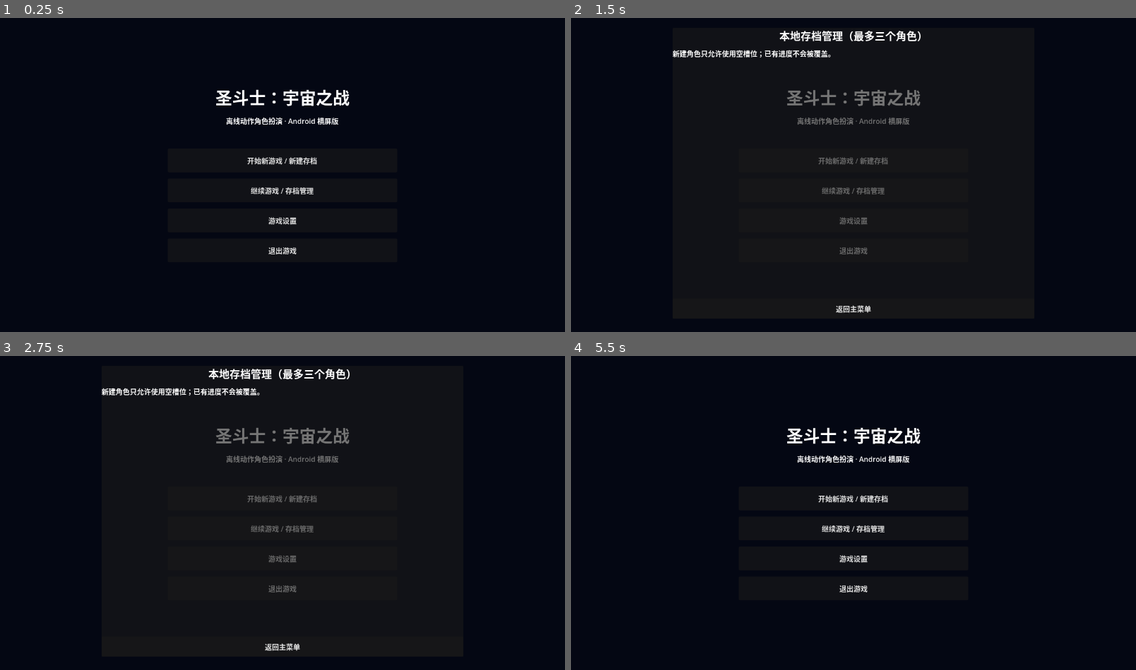
Above: before the commit, frames 1-4 (two rows, left to right).
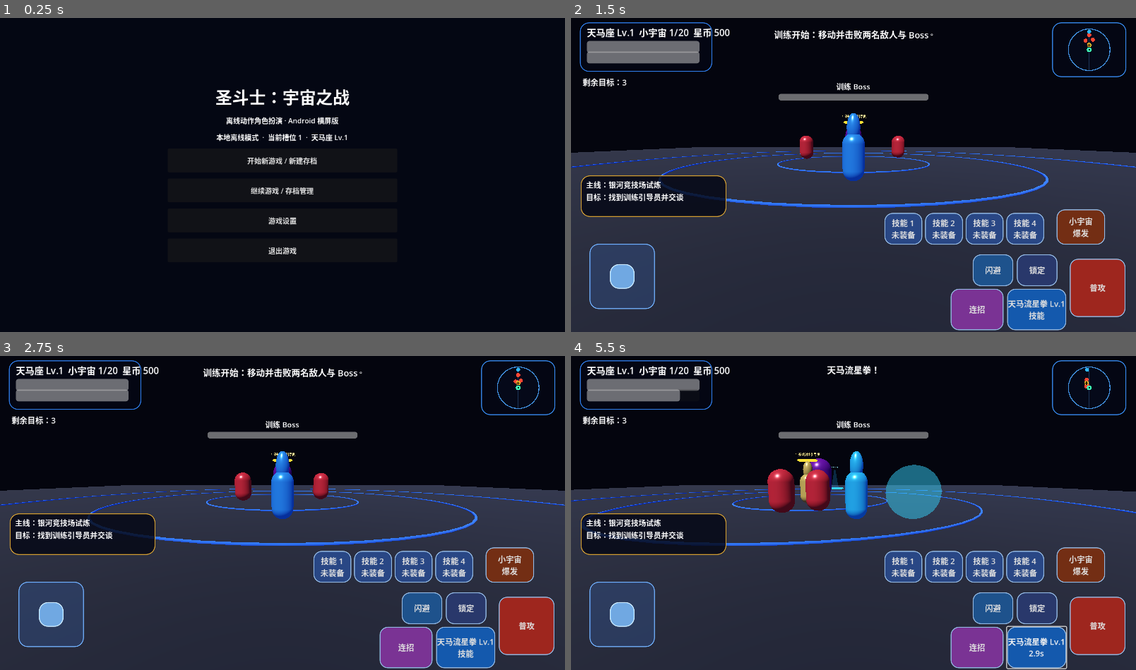
Above: after the commit, the same moments.

Repository: Qazwesrd/Saint-Seiya-Universe-War
Game: Godot game, scene res://scenes/main_menu.tscn
Two runs of this game, one before a commit and one after it. Both use one fixed random seed, a clock stepped at 60 frames per second and the inputs below.
Inputs (mouse positions are in pixels of both pictures, inside the frame that each line leads up to):
- Up to frame 1 (0.25 s): no input
- Up to frame 2 (1.5 s): click "开始新游戏 / 新建存档" at 0.5 s; click (763, 124) at 1.25 s, where only the run after the commit has a clickable "新建角色"
- Up to frame 3 (2.75 s): click (282, 497) at 2 s, where only the run before the commit has a clickable "开始新游戏 / 新建存档"
- Up to frame 4 (5.5 s): click "返回主菜单" (after the commit: "闪避") at 2.75 s; click (853, 528) at 3.5 s, where only the run before the commit has a clickable "继续游戏 / 存档管理"; click "返回主菜单" (after the commit: "锁定") at 4.25 s; tap Enter (ui_accept) at 5, 5.27 s; move the mouse to (977, 494) at 5.02 s; hold Right (ui_right) from 5.03 s (still down); click (977, 494) at 5.17 s

The runs differ from the first frame. In frame 1, 0.8% of the frame differs, in the area x 38-62%, y 22-40%; in frame 2, 61%; in frame 3, 61%; in frame 4, 61%, in the area x 0-100%, y 1-100%.
Error before the commit: Parse Error: Used tab character for indentation instead of space as used before in the file. (res://scripts/rpg_state.gd:295)

Commit message:
Fix GDScript indentation in save slot APIs

Diff:
--- a/game/scripts/rpg_state.gd
+++ b/game/scripts/rpg_state.gd
@@ -292,57 +292,57 @@
 
 
 func has_slot(slot: int) -> bool:
-	return slot >= 1 and slot <= 3 and FileAccess.file_exists(_save_path(slot))
+ return slot >= 1 and slot <= 3 and FileAccess.file_exists(_save_path(slot))
 
 func get_slot_summary(slot: int) -> Dictionary:
-	if not has_slot(slot):
-		return {"slot": slot, "exists": false, "label": "空存档槽"}
-	var file := FileAccess.open(_save_path(slot), FileAccess.READ)
-	if file == null:
-		return {"slot": slot, "exists": false, "label": "存档无法读取"}
-	var parsed: Variant = JSON.parse_string(file.get_as_text())
-	file.close()
-	if typeof(parsed) != TYPE_DICTIONARY or int(parsed.get("version", 0)) != 1:
-		return {"slot": slot, "exists": true, "valid": false, "label": "存档损坏或版本不兼容"}
-	var class_id := str(parsed.get("class_id", "pegasus"))
-	var class_data: Dictionary = CLASS_DATA.get(class_id, CLASS_DATA["pegasus"])
-	return {
-		"slot": slot,
-		"exists": true,
-		"valid": true,
-		"class_id": class_id,
-		"class_name": str(class_data.get("name", class_id)),
-		"level": int(parsed.get("level", 1)),
-		"currency": int(parsed.get("currency", 0)),
-		"saved_at": str(parsed.get("updated_at", parsed.get("created_at", "未知"))),
-		"label": "%s · Lv.%d · 星币 %d" % [str(class_data.get("name", class_id)), int(parsed.get("level", 1)), int(parsed.get("currency", 0))]
-	}
+ if not has_slot(slot):
+  return {"slot": slot, "exists": false, "label": "空存档槽"}
+ var file := FileAccess.open(_save_path(slot), FileAccess.READ)
+ if file == null:
+  return {"slot": slot, "exists": false, "label": "存档无法读取"}
+ var parsed: Variant = JSON.parse_string(file.get_as_text())
+ file.close()
+ if typeof(parsed) != TYPE_DICTIONARY or int(parsed.get("version", 0)) != 1:
+  return {"slot": slot, "exists": true, "valid": false, "label": "存档损坏或版本不兼容"}
+ var class_id := str(parsed.get("class_id", "pegasus"))
+ var class_data: Dictionary = CLASS_DATA.get(class_id, CLASS_DATA["pegasus"])
+ return {
+  "slot": slot,
+  "exists": true,
+  "valid": true,
+  "class_id": class_id,
+  "class_name": str(class_data.get("name", class_id)),
+  "level": int(parsed.get("level", 1)),
+  "currency": int(parsed.get("currency", 0)),
+  "saved_at": str(parsed.get("updated_at", parsed.get("created_at", "未知"))),
+  "label": "%s · Lv.%d · 星币 %d" % [str(class_data.get("name", class_id)), int(parsed.get("level", 1)), int(parsed.get("currency", 0))]
+ }
 
 func create_new_slot(slot: int) -> bool:
-	if slot < 1 or slot > 3 or has_slot(slot):
-		return false
-	var previous_profile: Dictionary = profile.duplicate(true)
-	var previous_slot: int = active_slot
-	profile = {}
-	_ensure_profile()
-	if not save_slot(slot):
-		profile = previous_profile
-		active_slot = previous_slot
-		return false
-	_emit_change()
-	return true
+ if slot < 1 or slot > 3 or has_slot(slot):
+  return false
+ var previous_profile: Dictionary = profile.duplicate(true)
+ var previous_slot: int = active_slot
+ profile = {}
+ _ensure_profile()
+ if not save_slot(slot):
+  profile = previous_profile
+  active_slot = previous_slot
+  return false
+ _emit_change()
+ return true
 
 func delete_slot(slot: int) -> bool:
-	if not has_slot(slot):
-		return false
-	if not backup_slot(slot):
-		return false
-	var result := DirAccess.remove_absolute(ProjectSettings.globalize_path(_save_path(slot))) == OK
-	if result and active_slot == slot:
-		profile = {}
-		_ensure_profile()
-		_emit_change()
-	return result
+ if not has_slot(slot):
+  return false
+ if not backup_slot(slot):
+  return false
+ var result := DirAccess.remove_absolute(ProjectSettings.globalize_path(_save_path(slot))) == OK
+ if result and active_slot == slot:
+  profile = {}
+  _ensure_profile()
+  _emit_change()
+ return result
 
 func has_backup_slot(slot: int) -> bool:
-	return slot >= 1 and slot <= 3 and FileAccess.file_exists("user://backup_slot_%d.json" % slot)
+ return slot >= 1 and slot <= 3 and FileAccess.file_exists("user://backup_slot_%d.json" % slot)
